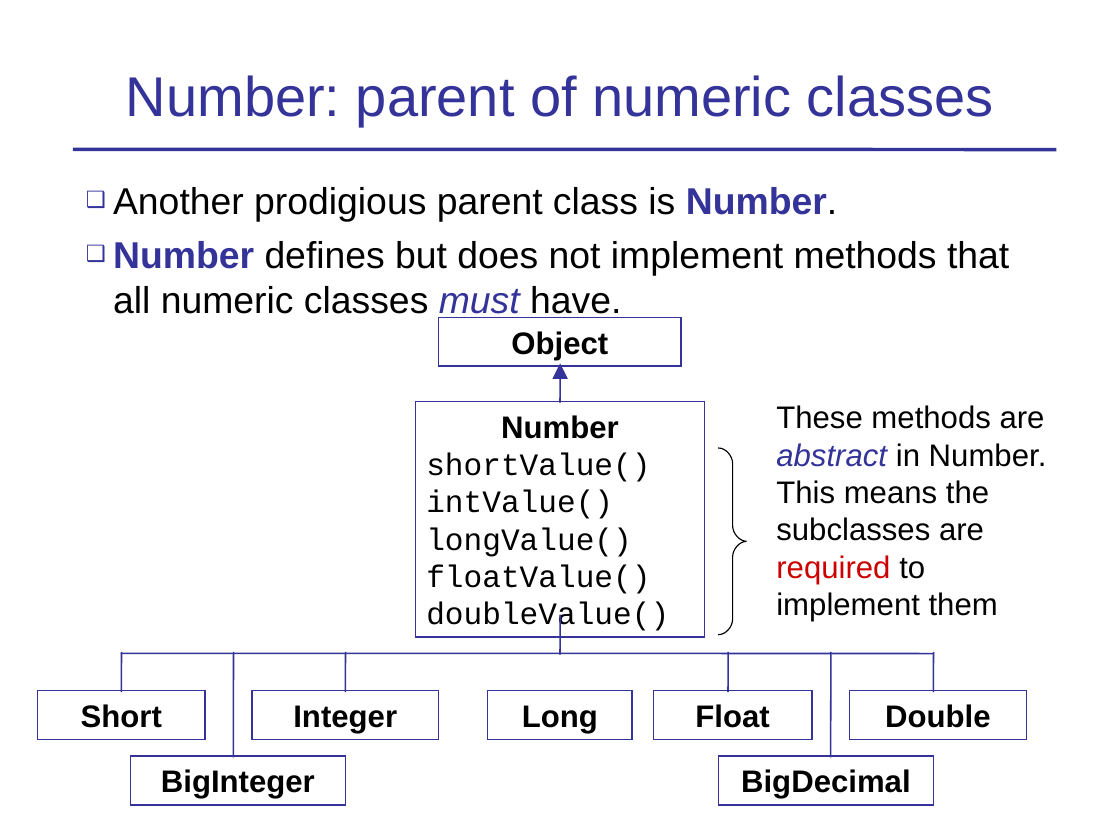
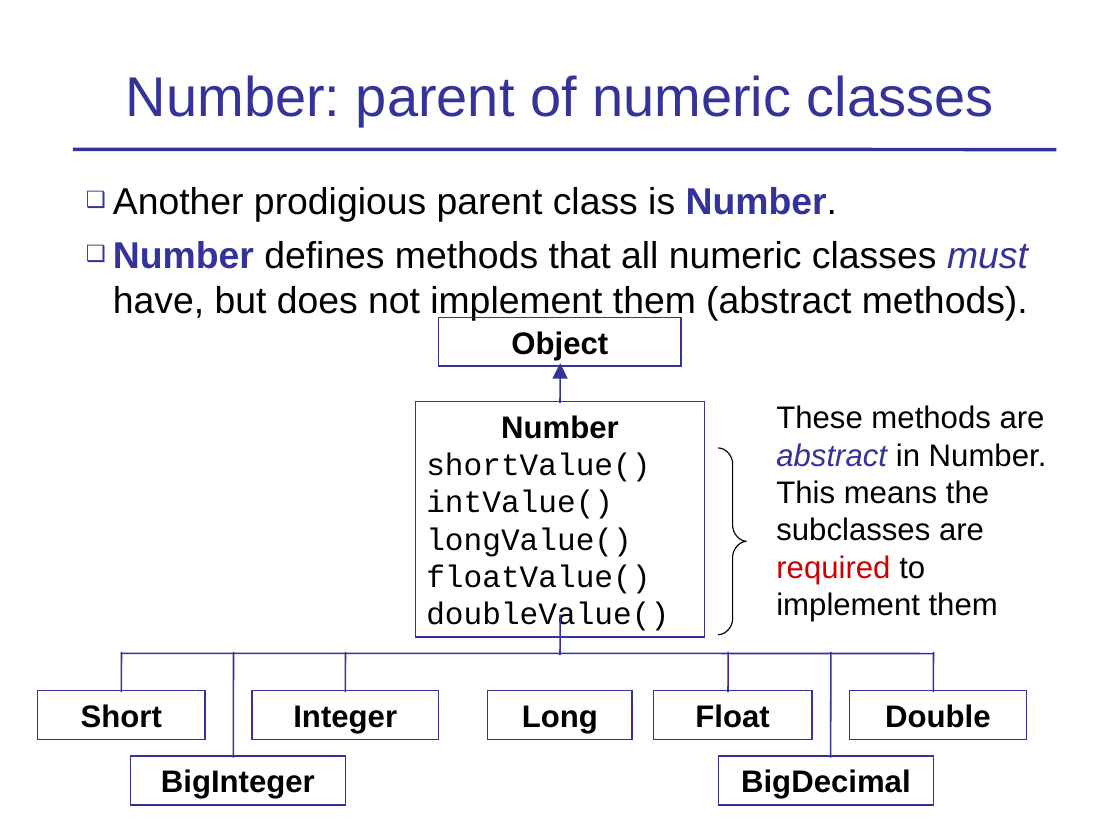
Before and after one commit to skeoop/skeoop.github.io, a slide deck: slide 22 of week4/Inheritance-1-Basics.ppt (slide 17 before the commit). Drawn at 1120x840 pixels with LibreOffice and Linux fonts; fonts in the diff are those of the drawing. Boxes give left, top, right and bottom in pixels: in the first picture for what was removed or moved away, otherwise in the second. Text is boxed around its words. In the diff, an @@ line names an element or a change of style, - is before the commit and + after.

```diff
--- a/week4/Inheritance-1-Basics.ppt
+++ b/week4/Inheritance-1-Basics.ppt
@@ text at box(113, 241, 1028, 321): text changed @@
-❑ Number defines but does not implement methods that all numeric classes must have.
+❑ Number defines methods that all numeric classes must have, but does not implement them (abstract methods).
```
Also in this commit, not shown: 19 other slides changed, 2 slides removed, 1 other file.
